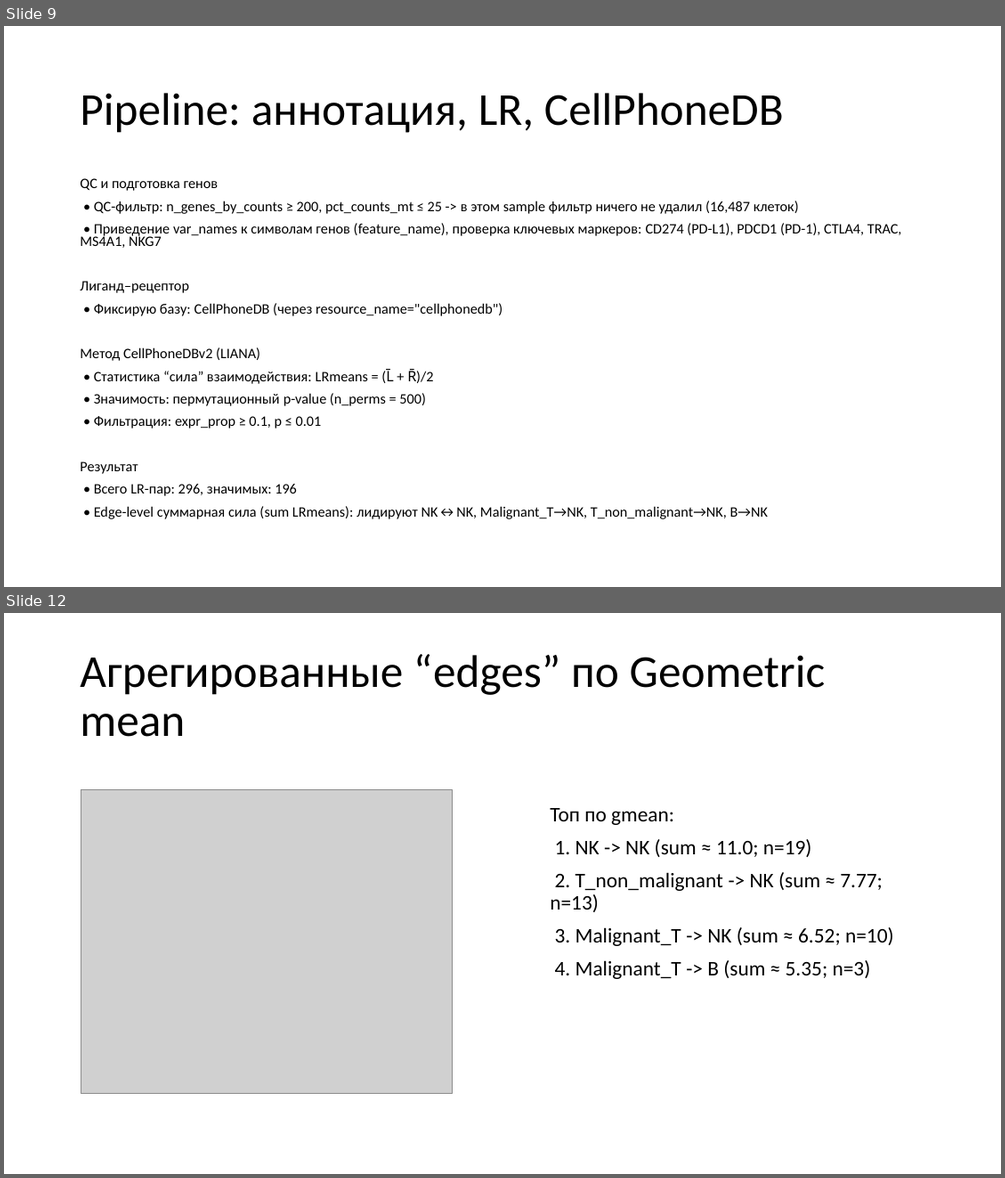
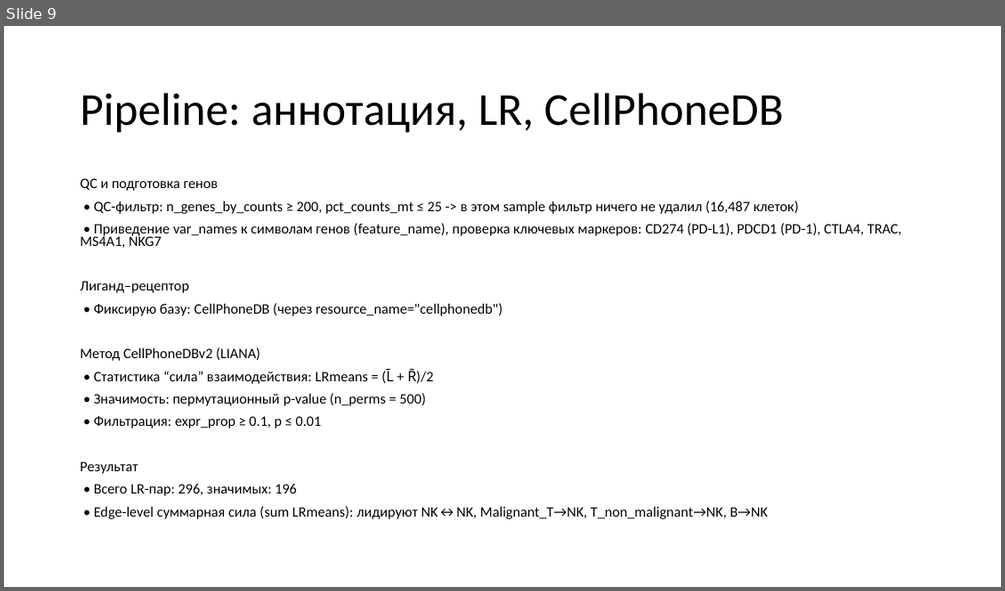
Before and after one commit to mrvagabov/sc-genomics, a slide deck: Анализ межклеточных взаимодействий_Вагабов.pptx. Shown one above the other, each under a label of ours: slides 9 and 12 before the commit, slide 9 after it; the slides between them are not shown. The pictures are 1005x1178 and 1005x591 pixels, drawn with LibreOffice and Linux fonts; fonts in the diff are those of the drawing; grey boxes stand for pictures. Boxes give left, top, right and bottom in pixels: in the first picture for what was removed or moved away, otherwise in the second. Text is boxed around its words. In the diff, an @@ line names an element or a change of style, - is before the commit and + after.

```diff
--- a/Анализ межклеточных взаимодействий_Вагабов.pptx
+++ b/Анализ межклеточных взаимодействий_Вагабов.pptx
@@ slide 12 removed at [4, 613, 1001, 1174], background #FFFFFF @@
@@ title removed at [80, 654, 825, 737] @@
-Агрегированные “edges” по Geometric mean
@@ picture removed at [81, 789, 452, 1093] @@
@@ text removed at [550, 808, 894, 979] @@
-Топ по gmean:
-1. NK -> NK (sum ≈ 11.0; n=19)
-2. T_non_malignant -> NK (sum ≈ 7.77; n=13)
-3. Malignant_T -> NK (sum ≈ 6.52; n=10)
-4. Malignant_T -> B (sum ≈ 5.35; n=3)
```
Also in this commit, not shown: 2 slides changed, 6 slides added, 8 other slides removed, 1 other file.
